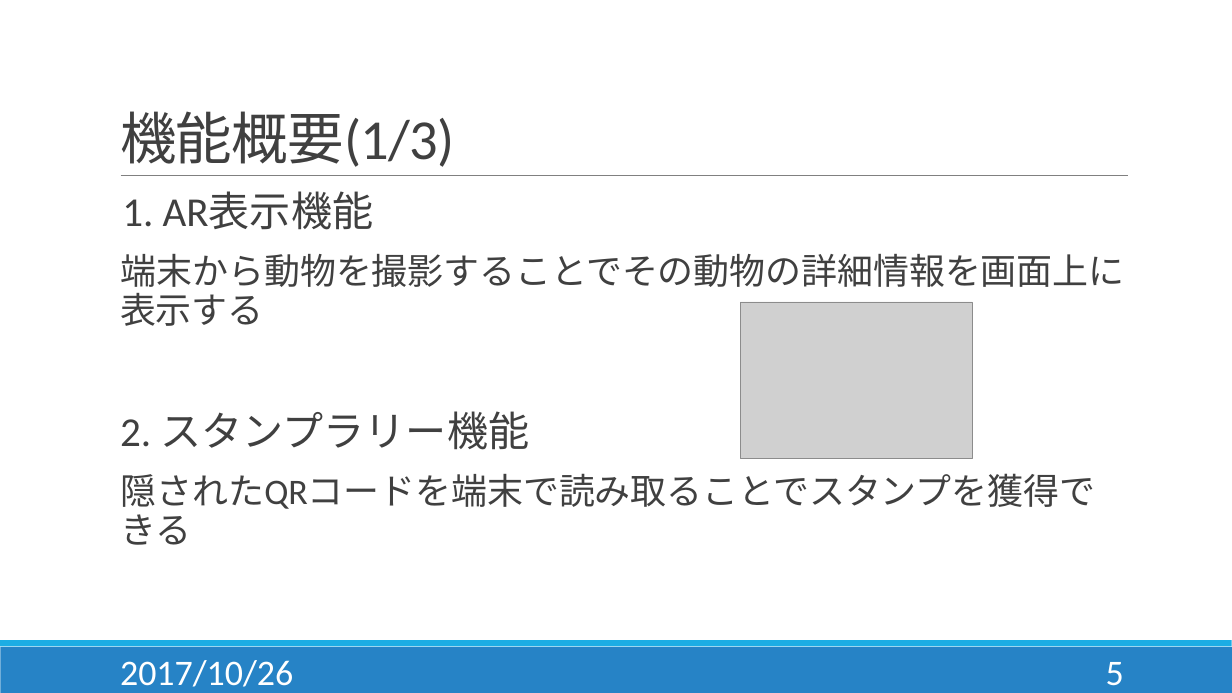
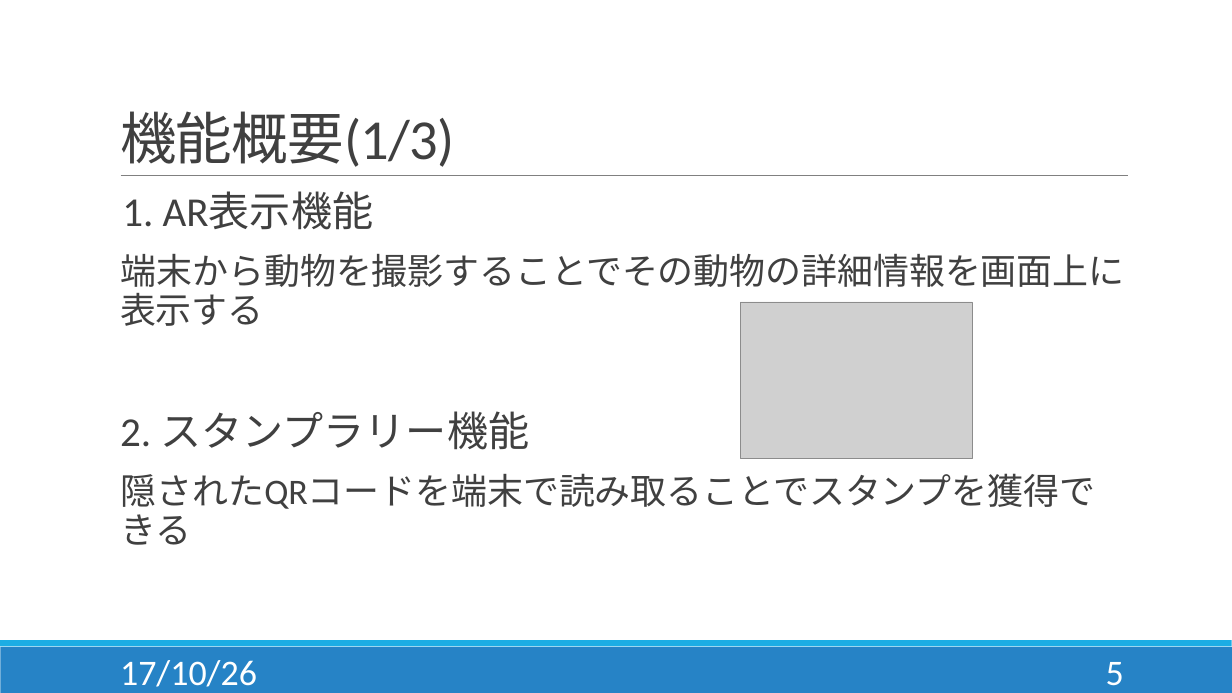
Before and after one commit to Hamato190360c/Siesta, a slide deck: slide 5 of 提案書発表/システム提案書_発表.pptx. Drawn at 1232x693 pixels with LibreOffice and Linux fonts; fonts in the diff are those of the drawing; grey boxes stand for pictures. Boxes give left, top, right and bottom in pixels: in the first picture for what was removed or moved away, otherwise in the second. Text is boxed around its words. In the diff, an @@ line names an element or a change of style, - is before the commit and + after.

```diff
--- a/提案書発表/システム提案書_発表.pptx
+++ b/提案書発表/システム提案書_発表.pptx
@@ text at bbox=[120, 660, 257, 687]: text changed @@
-2017/10/26
+17/10/26
```
Also in this commit, not shown: 20 other slides changed.
